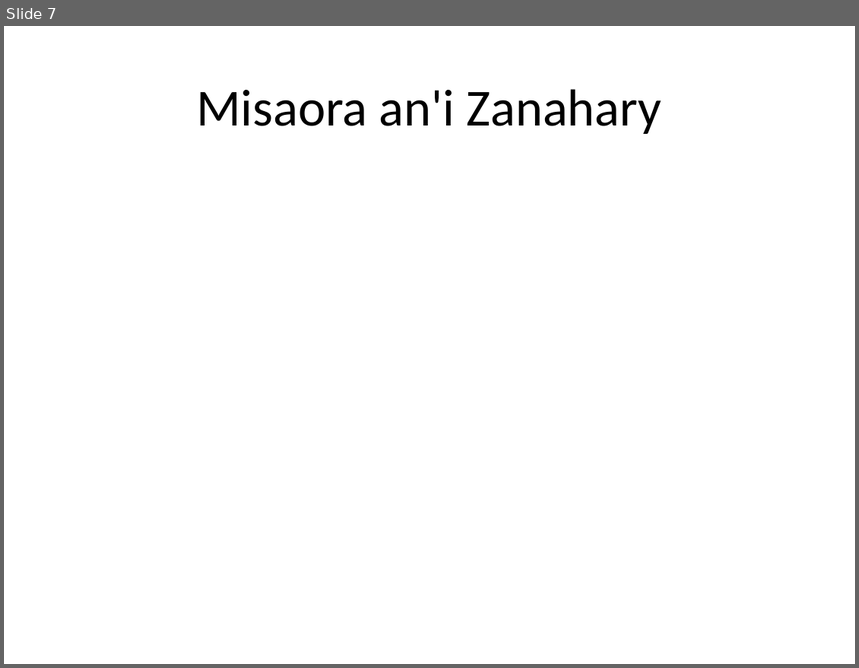
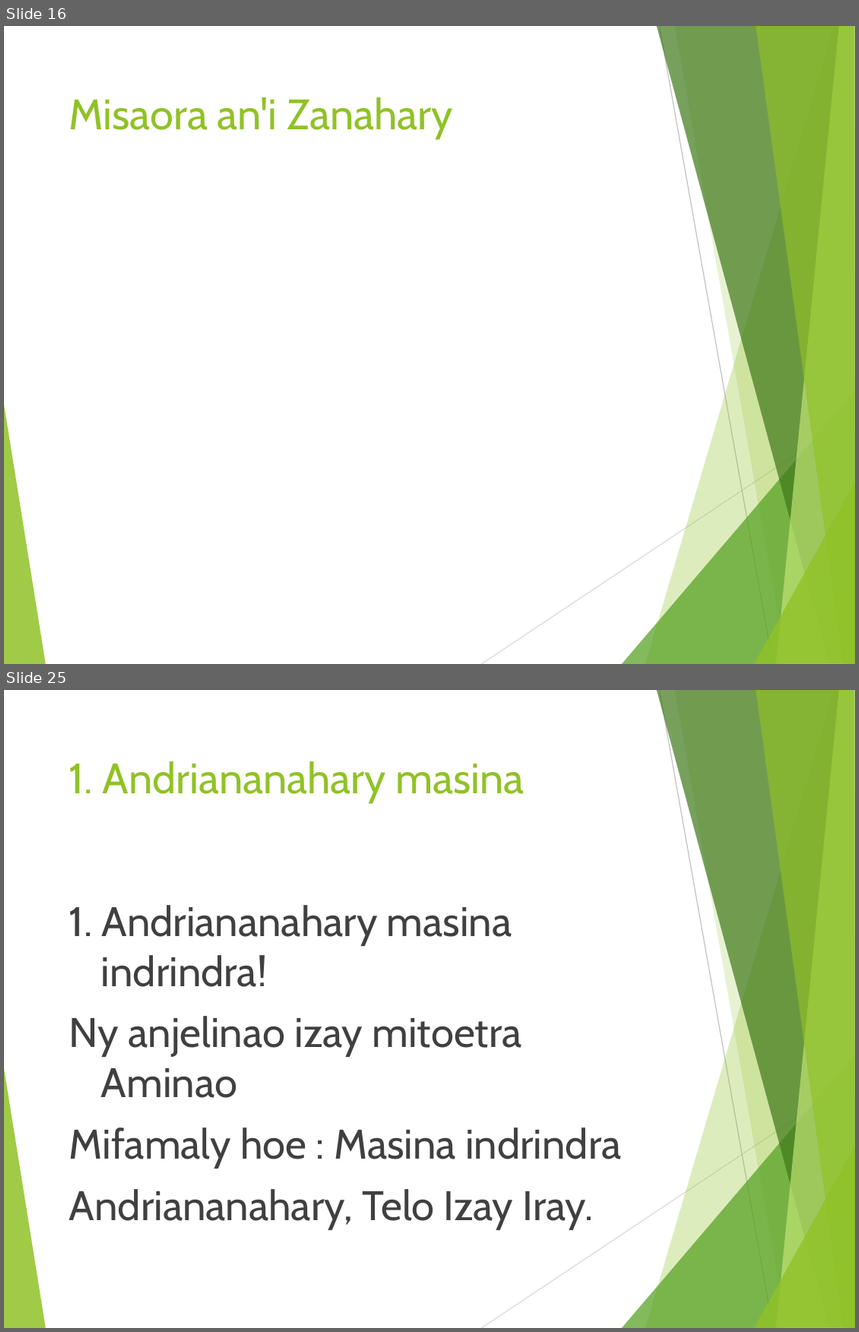
Before and after one commit to jojoX94/Powerpoint-cli--Python, a slide deck: chants.pptx. Shown one above the other, each under a label of ours: slide 7 before the commit, slides 16 and 25 after it; the slides between them are not shown. The pictures are 859x668 and 859x1332 pixels, drawn with LibreOffice and Linux fonts; fonts in the diff are those of the drawing. Boxes give left, top, right and bottom in pixels: in the first picture for what was removed or moved away, otherwise in the second. Text is boxed around its words. In the diff, an @@ line names an element or a change of style, - is before the commit and + after.

Commit message:
Apply default theme in powerpoint  to presentation

```diff
--- a/chants.pptx
+++ b/chants.pptx
@@ slide 25 added at [4, 690, 855, 1328], background #FFFFFF; not listed: 10 template elements that a slide beside it also shows @@
@@ title added at [69, 761, 525, 802], 36 pt, text #90C226 @@
+1. Andriananahary masina
@@ text added at [69, 905, 621, 1230], 35 pt, text #404040 @@
+1. Andriananahary masina indrindra!
+Ny anjelinao izay mitoetra Aminao
+Mifamaly hoe : Masina indrindra
+Andriananahary, Telo Izay Iray.
@@ what was slide 7 is now slide 16 @@
@@ slide 16 changed as well @@
@@ title "Misaora an'i Zanahary": place and size @@
-title "Misaora an'i Zanahary" at [196, 89, 662, 134]
+title "Misaora an'i Zanahary" at [69, 97, 453, 138]
@@ title "Misaora an'i Zanahary" at [69, 97, 453, 138]: size 44 to 36 pt, font Calibri to Cabin, text colour #000000 to #90C226; alignment centre to left; vertical alignment middle to top @@
@@ group added at [4, 26, 855, 664]: 8 freeform shapes, 2 lines @@
```
Also in this commit, not shown: 13 other slides changed, 22 other slides added, 3 other files.
